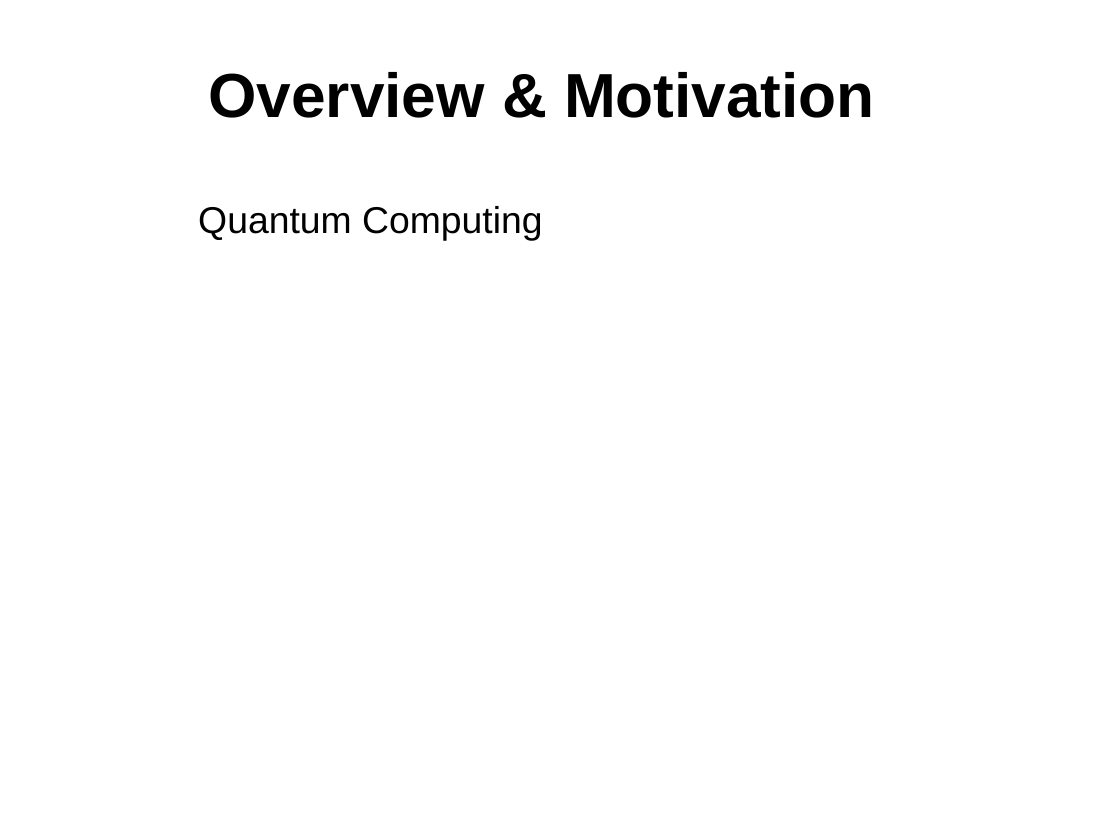
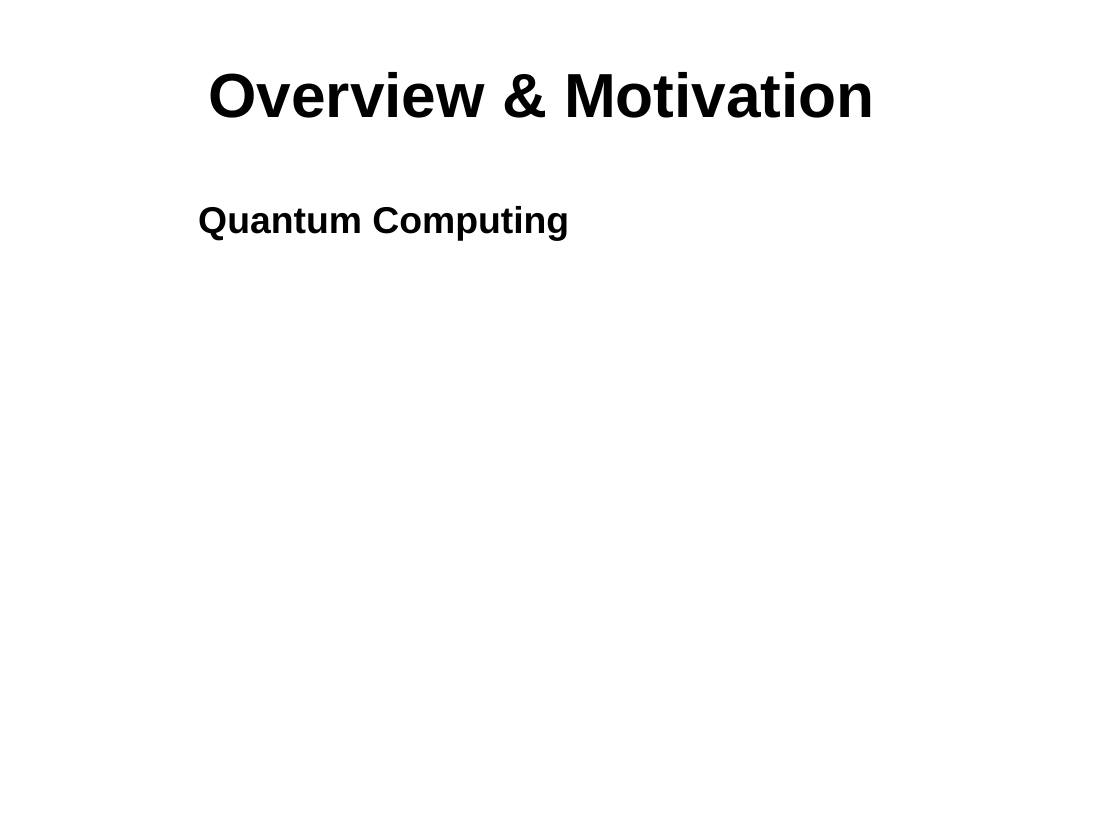
Before and after one commit to sdk21/PLT, a slide deck: slide 3 of Demo/Qlang.pptx. Drawn at 1120x840 pixels with LibreOffice and Linux fonts; fonts in the diff are those of the drawing; background and template pictures are left out. Boxes give left, top, right and bottom in pixels: in the first picture for what was removed or moved away, otherwise in the second. Text is boxed around its words. In the diff, an @@ line names an element or a change of style, - is before the commit and + after.

```diff
--- a/Demo/Qlang.pptx
+++ b/Demo/Qlang.pptx
@@ text "Quantum Computing" at <box>198,206,569,241</box>: bold on @@
```
Also in this commit, not shown: 7 other slides changed, 1 slide added.
